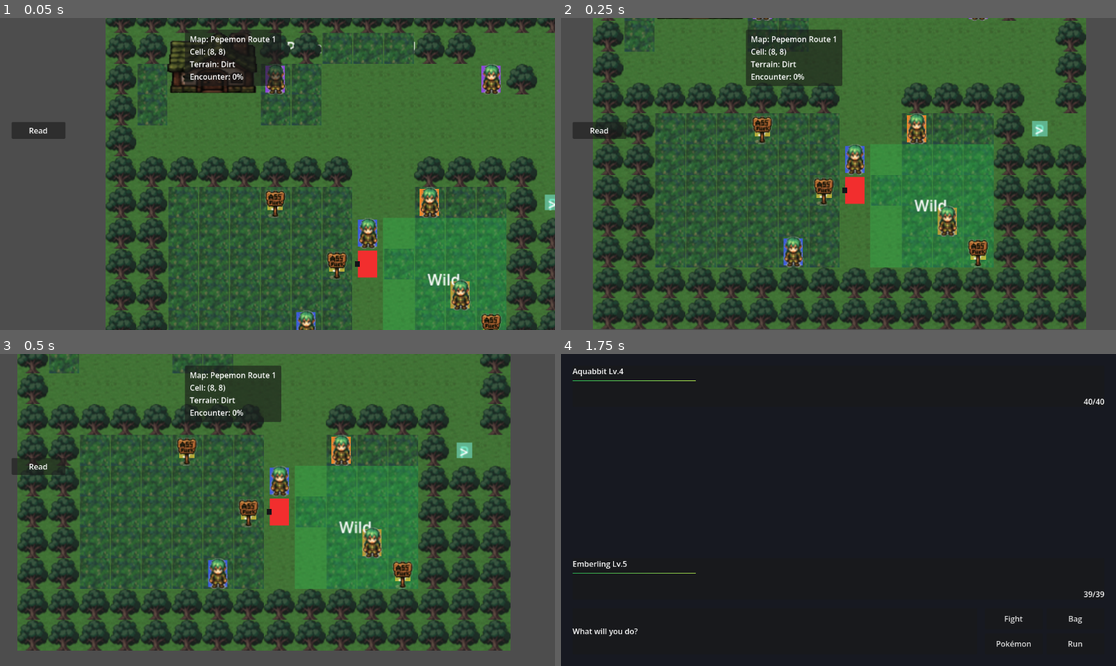
Above: before the commit, frames 1-4 (two rows, left to right).
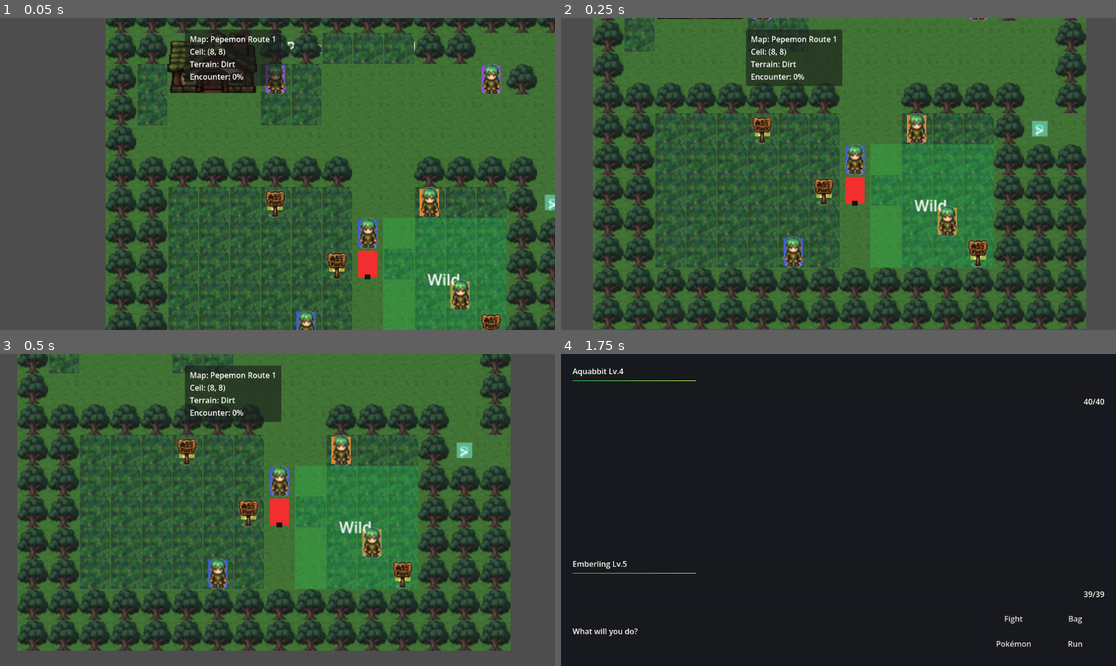
Above: after the commit, the same moments.

Repository: CHEESEMARSHALL/pepemon
Game: Godot game, scene res://scenes/game/GameRoot.tscn
Same seed, same stepped clock (60 frames per second), same inputs: the game is played once before the commit and once after it.
Inputs (mouse positions are in pixels of both pictures, inside the frame that each line leads up to):
- Up to frame 1 (0.05 s): no input
- Up to frame 2 (0.25 s): no input
- Up to frame 3 (0.5 s): no input
- Up to frame 4 (1.75 s): tap Enter (ui_accept) at 0.5, 0.77 s; move the mouse to (960, 494) at 0.52 s; hold Right (ui_right) 0.53-1.25 s; click (960, 494) at 0.67 s; drag from (727, 525) to (810, 572) at 1.27 s

The runs differ from the first frame. In frame 1, 0.5% of the frame differs, in the area x 2-67%, y 33-84%; in frame 2, 0.4%; in frame 3, 0.5%; in frame 4, nothing differs.

Commit message:
Face player from route spawns

Diff:
--- a/scenes/overworld/Route1.tscn
+++ b/scenes/overworld/Route1.tscn
@@ -228,6 +228,7 @@
 script = ExtResource("6_spawn")
 spawn_id = "east_gate"
 grid_cell = Vector2i(14, 6)
+facing_direction = Vector2i(-1, 0)
 
 [node name="Body" type="ColorRect" parent="SpawnPoints/EastGate"]
 offset_left = -8.0
--- a/scenes/overworld/Route2.tscn
+++ b/scenes/overworld/Route2.tscn
@@ -197,6 +197,7 @@
 script = ExtResource("6_spawn")
 spawn_id = "west_gate"
 grid_cell = Vector2i(1, 6)
+facing_direction = Vector2i(1, 0)
 
 [node name="Body" type="ColorRect" parent="SpawnPoints/WestGate"]
 offset_left = -8.0
--- a/scenes/overworld/RouteController.gd
+++ b/scenes/overworld/RouteController.gd
@@ -64,6 +64,7 @@
 var _inspect_messages_by_cell: Dictionary = {}
 var _transitions_by_cell: Dictionary = {}
 var _spawn_points_by_id: Dictionary = {}
+var _spawn_facing_by_id: Dictionary = {}
 var _encounter_zone_configs_by_cell: Dictionary = {}
 var _authored_overlay_atlas_by_cell: Dictionary = {}
 var _dynamic_overlay_cells: Dictionary = {}
@@ -137,6 +138,7 @@
 
 	var start_cell := _get_player_start_cell()
 	_player.global_position = _map_to_world(start_cell)
+	_player.set_facing_direction(_get_player_start_facing_direction())
 	_player.encounter_table = map_data.encounter_table
 	_player.set_encounter_zone_configs(_encounter_zone_configs_by_cell)
 
@@ -154,6 +156,18 @@
 		return _spawn_points_by_id["default"]
 
 	return map_data.player_start_cell
+
+
+func _get_player_start_facing_direction() -> Vector2i:
+	var start_spawn_id := player_start_spawn_id_override.strip_edges()
+
+	if not start_spawn_id.is_empty() and _spawn_facing_by_id.has(start_spawn_id):
+		return _spawn_facing_by_id[start_spawn_id]
+
+	if player_start_cell_override == Vector2i(-999, -999) and _spawn_facing_by_id.has("default"):
+		return _spawn_facing_by_id["default"]
+
+	return _player.get_facing_direction()
 
 
 func _uses_authored_tile_map() -> bool:
@@ -388,6 +402,7 @@
 
 func _setup_scene_spawn_points() -> void:
 	_spawn_points_by_id.clear()
+	_spawn_facing_by_id.clear()
 
 	if _spawn_points == null:
 		return
@@ -397,7 +412,9 @@
 			continue
 
 		spawn_point.sync_grid_cell_from_tile_map(_ground_tile_map)
-		_spawn_points_by_id[str(spawn_point.get("spawn_id"))] = spawn_point.get("grid_cell")
+		var spawn_id := str(spawn_point.get("spawn_id"))
+		_spawn_points_by_id[spawn_id] = spawn_point.get("grid_cell")
+		_spawn_facing_by_id[spawn_id] = spawn_point.get("facing_direction")
 
 
 func _setup_scene_encounter_zones() -> void:
--- a/scripts/overworld/OverworldSpawnPoint.gd
+++ b/scripts/overworld/OverworldSpawnPoint.gd
@@ -3,6 +3,7 @@
 
 @export var spawn_id := "default"
 @export var grid_cell := Vector2i.ZERO
+@export var facing_direction := Vector2i.DOWN
 @export var use_scene_position := true
 
 @onready var _body := get_node_or_null("Body") as ColorRect
--- a/scripts/tests/ValidateOverworldContent.gd
+++ b/scripts/tests/ValidateOverworldContent.gd
@@ -437,6 +437,11 @@
 		quit(1)
 		return
 
+	if route_1_player.get_facing_direction() != Vector2i.LEFT:
+		push_error("Route 1 east_gate spawn did not face left.")
+		quit(1)
+		return
+
 	route_1.queue_free()
 
 	var route_2_data = load("res://data/overworld/Route2.tres")
@@ -447,6 +452,11 @@
 
 	if route_2_cell != Vector2i(1, 6):
 		push_error("Route 2 west_gate spawn override started at %s." % str(route_2_cell))
+		quit(1)
+		return
+
+	if route_2_player.get_facing_direction() != Vector2i.RIGHT:
+		push_error("Route 2 west_gate spawn did not face right.")
 		quit(1)
 		return
 
@@ -553,6 +563,11 @@
 		quit(1)
 		return
 
+	if player.get_facing_direction() != Vector2i.RIGHT:
+		push_error("Route transition did not face the player into Route 2.")
+		quit(1)
+		return
+
 	if player.encounter_table == null or player.encounter_table != route_2_data.encounter_table:
 		push_error("Route transition did not assign Route 2 encounter data to the player.")
 		quit(1)
@@ -575,6 +590,11 @@
 
 	if overworld.name != "Route1" or route_1_data == null or route_1_data.map_name != "Pepemon Route 1" or route_1_cell != Vector2i(14, 6):
 		push_error("Return transition did not move the player back to Route 1.")
+		quit(1)
+		return
+
+	if player.get_facing_direction() != Vector2i.LEFT:
+		push_error("Return transition did not face the player into Route 1.")
 		quit(1)
 		return
 
